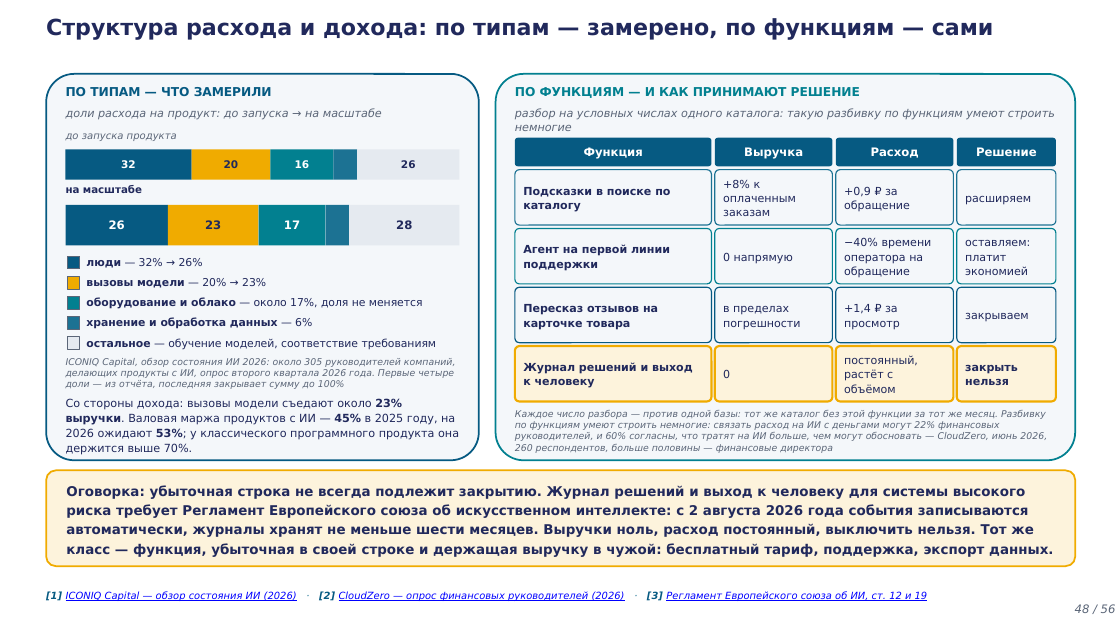
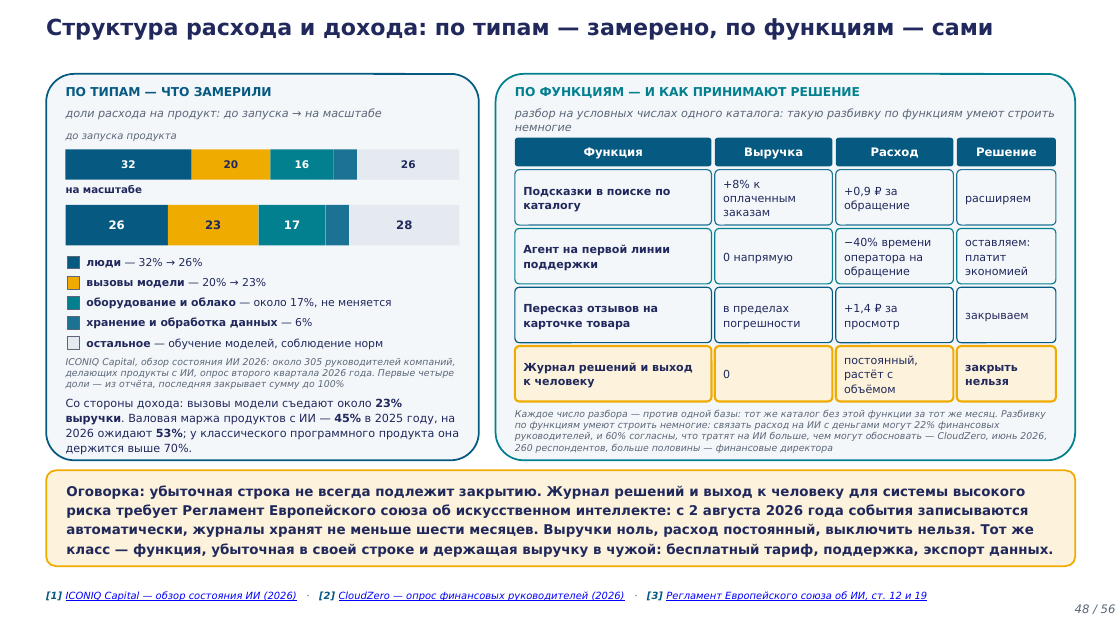
Before and after one commit to tellina-study/AI-usage-lessons, a slide deck: slide 48 of library/lectures/lec-05/rendered/lec-05.pptx. Drawn at 1120x630 pixels with LibreOffice and Linux fonts; fonts in the diff are those of the drawing. Boxes give left, top, right and bottom in pixels: in the first picture for what was removed or moved away, otherwise in the second. Text is boxed around its words. In the diff, an @@ line names an element or a change of style, - is before the commit and + after.

```diff
--- a/library/lectures/lec-05/rendered/lec-05.pptx
+++ b/library/lectures/lec-05/rendered/lec-05.pptx
@@ text at <box>86,298,392,309</box>: text changed @@
-оборудование и облако — около 17%, доля не меняется
+оборудование и облако — около 17%, не меняется
@@ text at <box>86,338,384,350</box>: text changed @@
-остальное — обучение моделей, соответствие требованиям
+остальное — обучение моделей, соблюдение норм
```
Also in this commit, not shown: 3 other slides changed, 15 other files.
